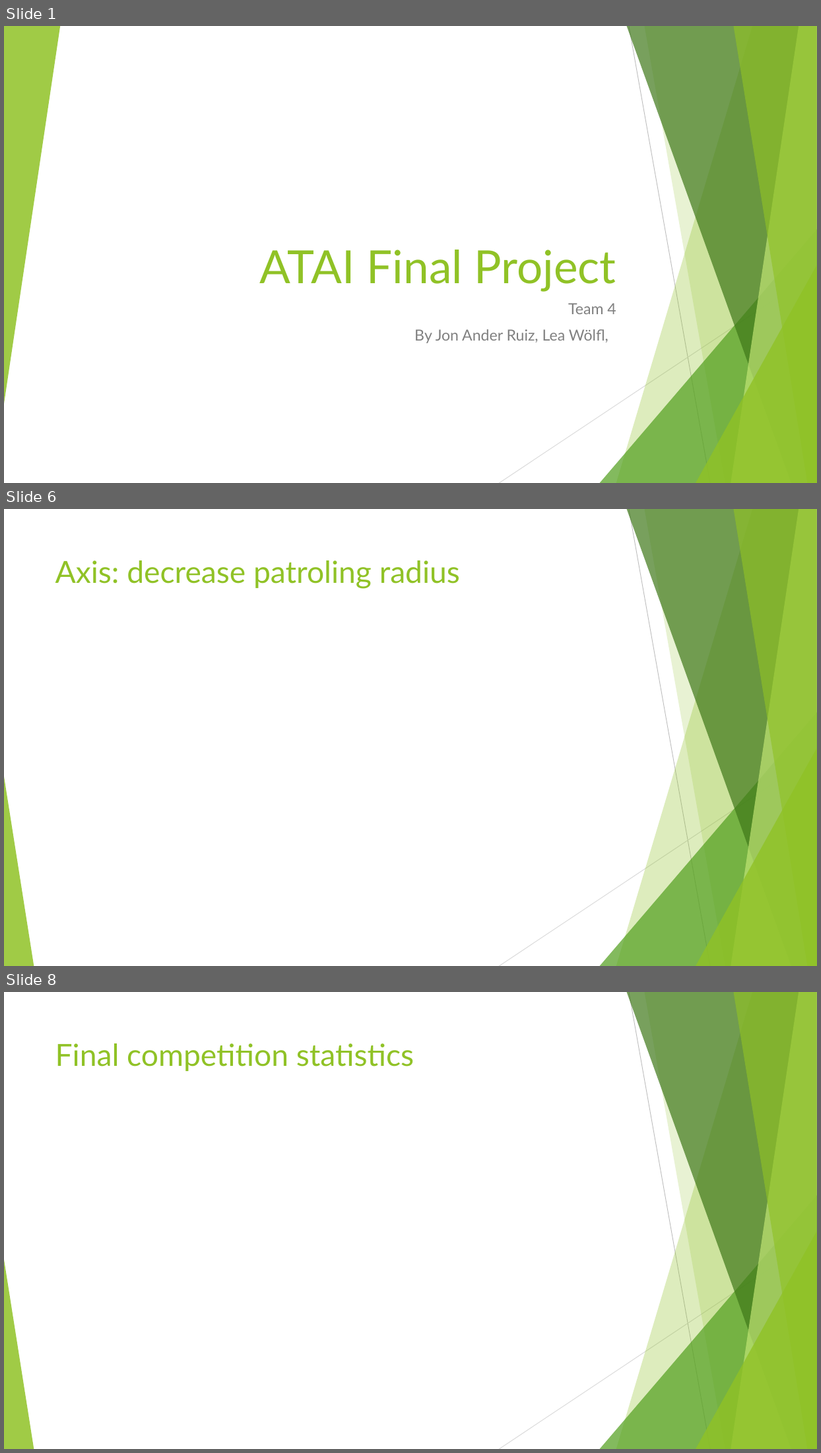
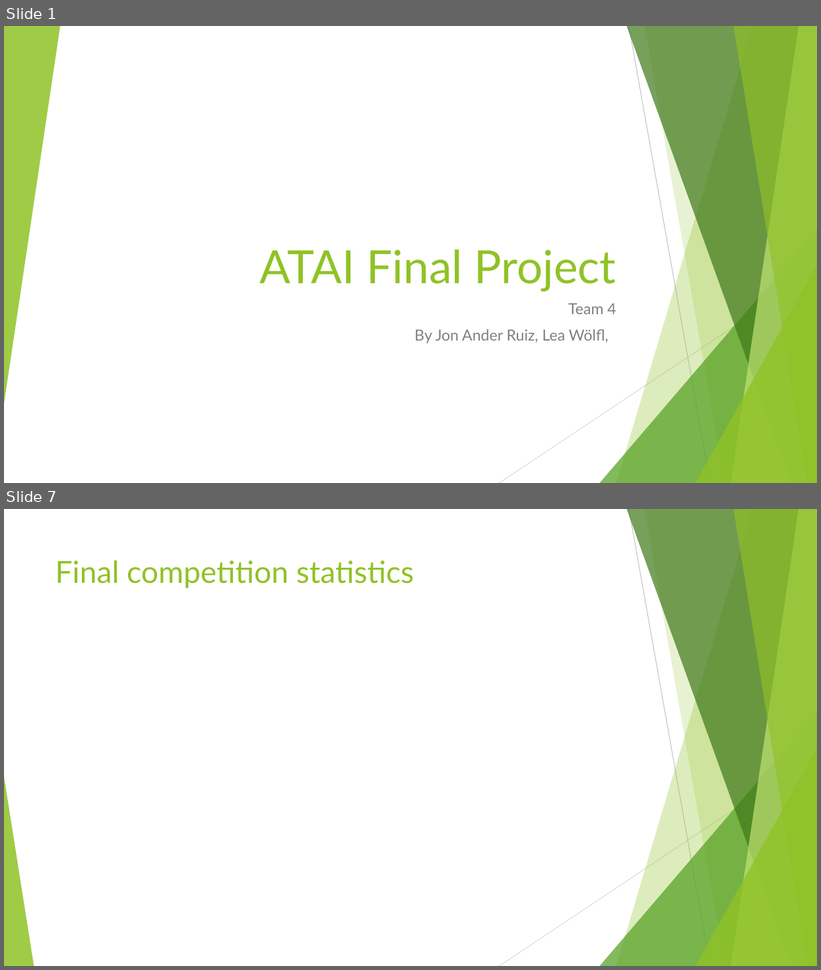
Before and after one commit to JRuiz130/ATAI-FinalWork, a slide deck: final-work-presentation.pptx. Shown one above the other, each under a label of ours: slides 1, 6 and 8 before the commit, slides 1 and 7 after it; the slides between them are not shown. The pictures are 821x1453 and 821x970 pixels, drawn with LibreOffice and Linux fonts; fonts in the diff are those of the drawing. Boxes give left, top, right and bottom in pixels: in the first picture for what was removed or moved away, otherwise in the second. Text is boxed around its words. In the diff, an @@ line names an element or a change of style, - is before the commit and + after.

```diff
--- a/final-work-presentation.pptx
+++ b/final-work-presentation.pptx
@@ slide 6 removed at bbox=[4, 509, 817, 966], background #FFFFFF; not listed: 10 template elements that a slide beside it also shows @@
@@ title removed at bbox=[55, 560, 460, 589] @@
-Axis: decrease patroling radius
@@ what was slide 8 is now slide 7 @@
```
Also in this commit, not shown: 5 slides changed.
